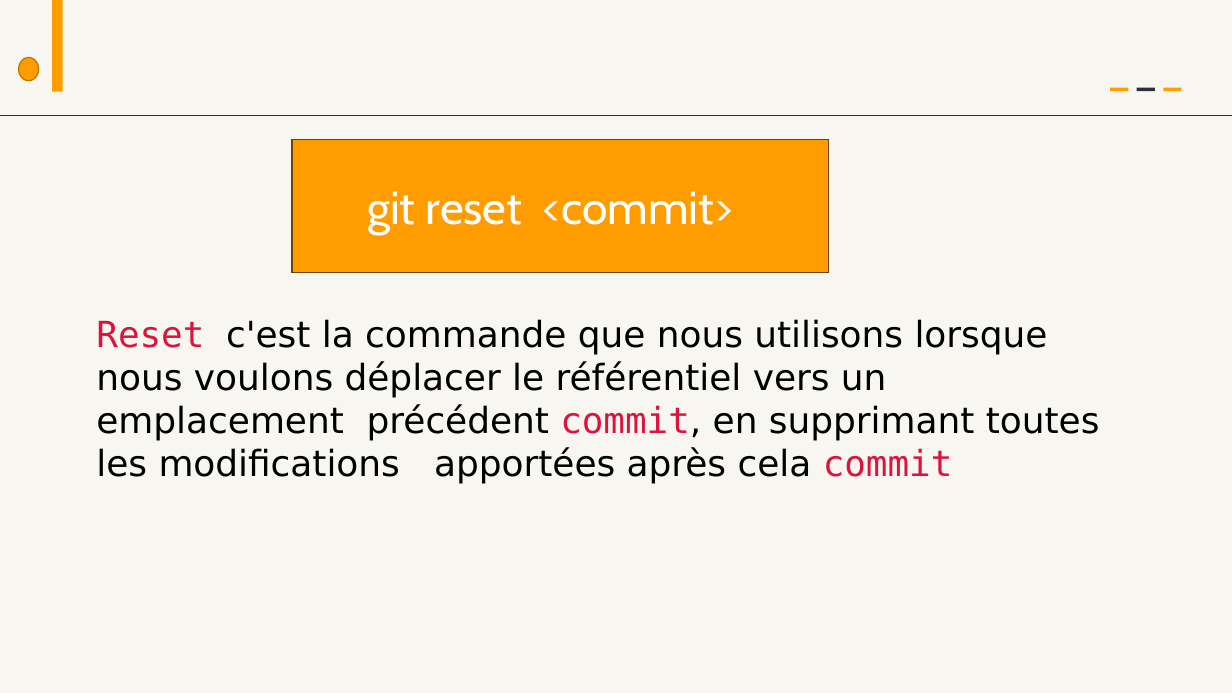
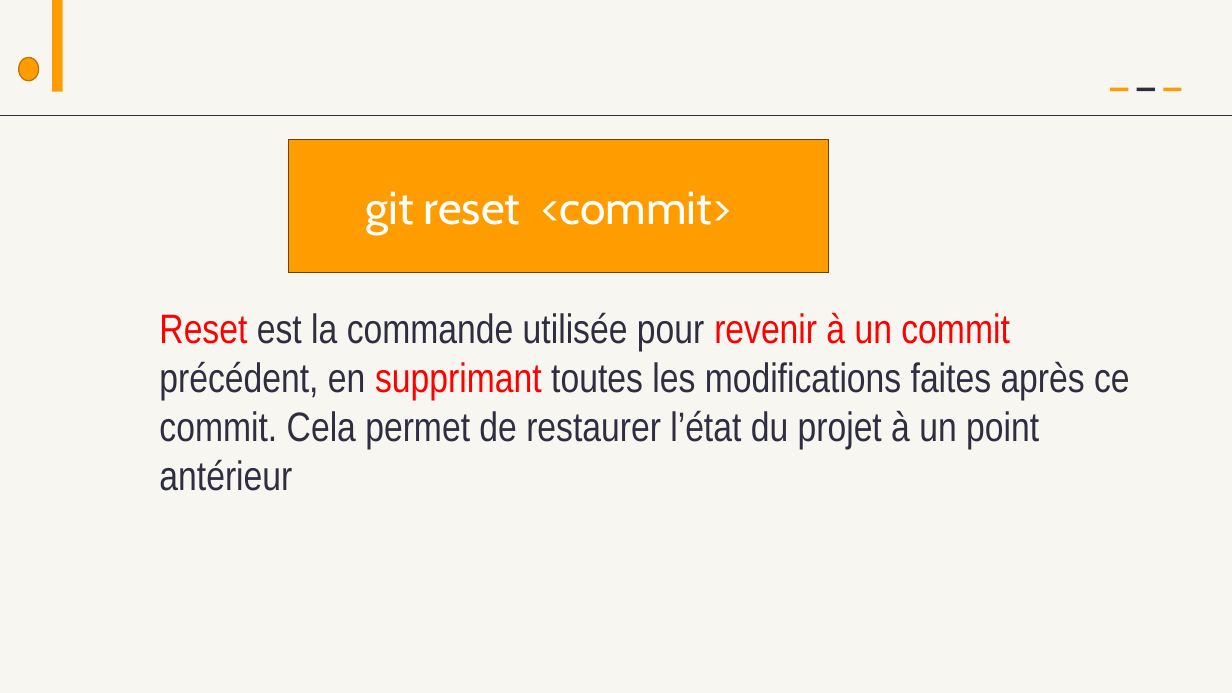
Before and after one commit to AbdessamadAbdaoui/Presentation_Git, a slide deck: slide 3 of presentation_Git.pptx. Drawn at 1232x693 pixels with LibreOffice and Linux fonts; fonts in the diff are those of the drawing. Boxes give left, top, right and bottom in pixels: in the first picture for what was removed or moved away, otherwise in the second. Text is boxed around its words. In the diff, an @@ line names an element or a change of style, - is before the commit and + after.

Commit message:
more slides

```diff
--- a/presentation_Git.pptx
+++ b/presentation_Git.pptx
@@ rectangle "git reset <commit>": place and size @@
-rectangle "git reset <commit>" at [292, 140, 829, 273]
+rectangle "git reset <commit>" at [288, 140, 829, 273]
@@ text at [159, 312, 1130, 491]: text changed; size 28 to 32 pt; font DejaVu Sans to Arial Narrow; text colour #000000 to #2F2E41 @@
-Reset c'est la commande que nous utilisons lorsque
-nous voulons déplacer le référentiel vers un emplacement précédent commit, en supprimant toutes les modifications apportées après cela commit
+Reset est la commande utilisée pour revenir à un commit précédent, en supprimant toutes les modifications faites après ce commit. Cela permet de restaurer l’état du projet à un point antérieur
```
Also in this commit, not shown: 4 other slides changed, 5 slides added, 5 slides removed.
